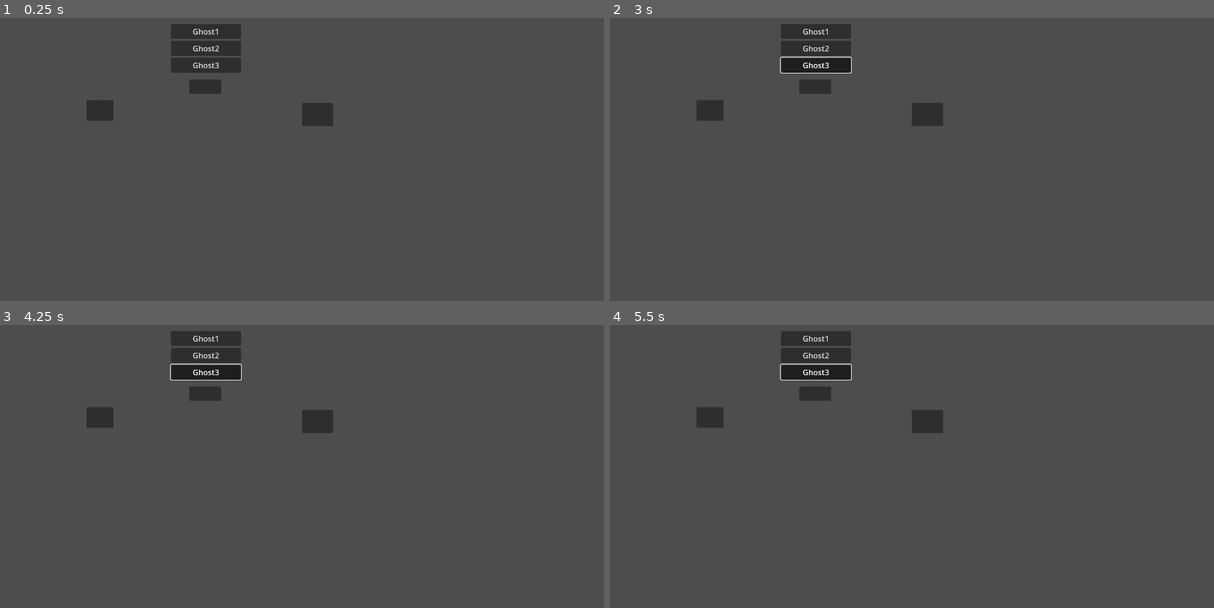
Above: before the commit, frames 1-4 (two rows, left to right).
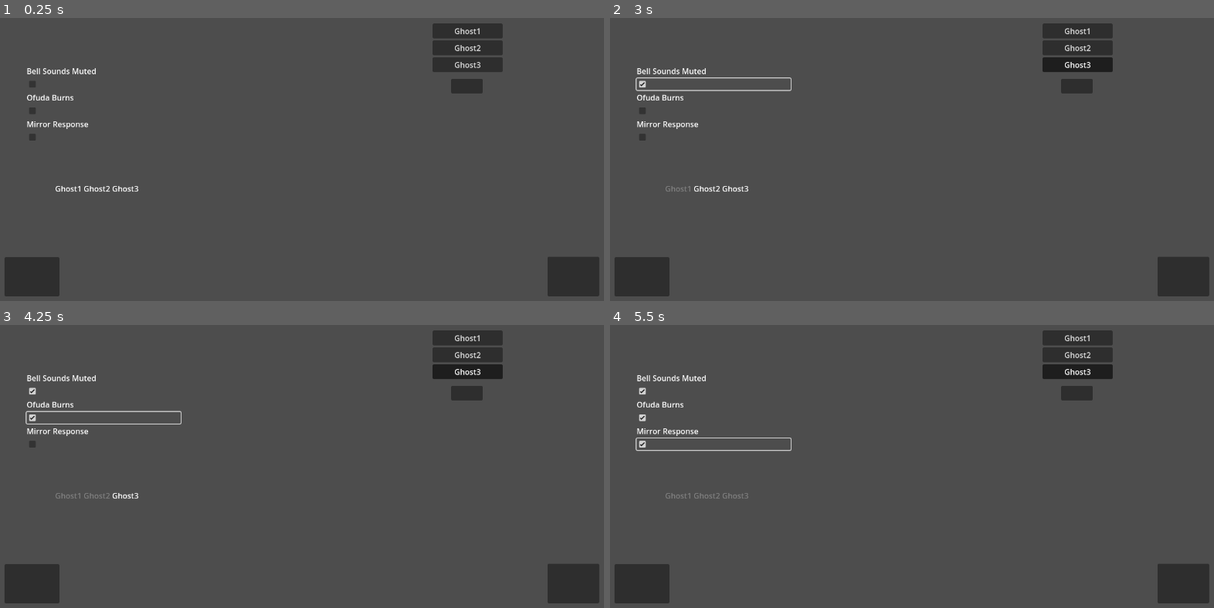
Above: after the commit, the same moments.

Repository: FennecKii/Pixel-Game-Jam-2025
Game: Godot game, scene res://UI/book_ui.tscn
Two runs of this game, one before a commit and one after it. Both use one fixed random seed, a clock stepped at 60 frames per second and the inputs below. The project has no main scene, so this scene is started directly.
Inputs (mouse positions are in pixels of both pictures, inside the frame that each line leads up to; where the layout moved, square brackets give the same spot in the first picture):
- Up to frame 1 (0.25 s): no input
- Up to frame 2 (3 s): click "Ghost1" at 0.5 s; click "Ghost2" at 1.25 s; click "Ghost3" at 2 s; click (712, 83) at 2.77 s
- Up to frame 3 (4.25 s): click (102, 418) at 3.52 s
- Up to frame 4 (5.5 s): click (712, 443) at 4.27 s; click (640, 582) [930, 421] at 5 s

The runs differ from the first frame. In frame 1, 7.7% of the frame differs, in the area x 0-100%, y 1-99%; in frame 2, 8.1%; in frame 3, 8.0%; in frame 4, 8.0%.

Commit message:
Ghost Checklist Skeleton
-very primitive
-ghost checklist functionality
-narrows down your guesses

Diff:
--- a/UI/book_ui.gd
+++ b/UI/book_ui.gd
@@ -14,6 +14,34 @@
 @onready var book_ui = get_node("/root/Main/CanvasLayer/BookUI")  # Adjust path
 var book_open := false
 
+@onready var bell_cb := $PageContainer/GhostChecklistPage/BehaviourChecklist/BellMuted
+@onready var ofuda_cb := $PageContainer/GhostChecklistPage/BehaviourChecklist/OfudaBurns
+@onready var mirror_cb := $PageContainer/GhostChecklistPage/BehaviourChecklist/MirrorShows
+
+@onready var ghost_labels := {
+	"Ghost1": $PageContainer/GhostChecklistPage/GhostDisplay/Ghost1,
+	"Ghost2": $PageContainer/GhostChecklistPage/GhostDisplay/Ghost2,
+	"Ghost3": $PageContainer/GhostChecklistPage/GhostDisplay/Ghost3
+}
+
+const GHOST_BEHAVIORS = {
+	"Ghost1": {
+		"bell": "nothing",
+		"ofuda": "burns",
+		"mirror": "shows"
+	},
+	"Ghost2": {
+		"bell": "muted",
+		"ofuda": "nothing",
+		"mirror": "shows"
+	},
+	"Ghost3": {
+		"bell": "muted",
+		"ofuda": "burns",
+		"mirror": "nothing"
+	}
+}
+
 func _process(_delta):
 	if Input.is_action_just_pressed("toggle_panel"):
 		book_open = !book_open
@@ -27,9 +55,13 @@
 	left_button.pressed.connect(_on_left_page)
 	right_button.pressed.connect(_on_right_page)
 
+	_on_behavior_changed()
+
 	for button in option_buttons:
 		button.toggled.connect(_on_option_toggled.bind(button))
 	lock_in_button.pressed.connect(_on_lock_in_pressed)
+
+
 
 func _on_left_page():
 	if current_page > 0:
@@ -43,7 +75,7 @@
 
 func _update_page():
 	for i in pages.size():
-		pages[i].visible = (i == current_page)
+		pages[i].visible = (i == current_page or i == current_page + 1)
 
 func _on_option_toggled(button_pressed: bool, toggled_button: Button):
 	if button_pressed:
@@ -58,3 +90,33 @@
 			print("Answer locked in: ", b.text)
 			return
 	print("Please select a ghost first.")
+
+func _on_behavior_changed():
+	print("Bell Muted Toggled: ", bell_cb.button_pressed)
+	print("Ofuda Burns Toggled: ", ofuda_cb.button_pressed)
+	print("Mirror Shows Toggled: ", mirror_cb.button_pressed)
+
+	for ghost_name in GHOST_BEHAVIORS:
+		var ghost = GHOST_BEHAVIORS[ghost_name]
+		var compatible := true
+
+		if bell_cb.button_pressed and ghost["bell"] != "muted":
+			compatible = false
+		if ofuda_cb.button_pressed and ghost["ofuda"] != "burns":
+			compatible = false
+		if mirror_cb.button_pressed and ghost["mirror"] != "shows":
+			compatible = false
+
+		var label = ghost_labels[ghost_name]
+		label.modulate = Color(1, 1, 1, 1) if compatible else Color(0.5, 0.5, 0.5, 1)
+		print("Ghost", ghost_name, "is", "visible" if compatible else "greyed out")
+
+
+func _on_bell_muted_toggled(toggled_on: bool) -> void:
+	_on_behavior_changed()
+
+func _on_ofuda_burns_toggled(toggled_on: bool) -> void:
+	_on_behavior_changed()
+
+func _on_mirror_shows_toggled(toggled_on: bool) -> void:
+	_on_behavior_changed()
--- a/UI/book_ui.tscn
+++ b/UI/book_ui.tscn
@@ -17,16 +17,16 @@
 
 [node name="LeftPageButton" type="Button" parent="BookUI"]
 layout_mode = 0
-offset_left = 646.0
-offset_top = 298.0
-offset_right = 711.0
-offset_bottom = 346.0
+offset_left = 30.0
+offset_top = 618.0
+offset_right = 144.0
+offset_bottom = 699.0
 
 [node name="RightPageButton" type="Button" parent="BookUI"]
-offset_left = 200.0
-offset_top = 292.0
-offset_right = 256.0
-offset_bottom = 335.0
+offset_left = 1155.0
+offset_top = 617.0
+offset_right = 1262.0
+offset_bottom = 699.0
 
 [node name="PageContainer" type="Control" parent="BookUI"]
 anchors_preset = 0
@@ -37,8 +37,10 @@
 
 [node name="AnswerPage" type="Control" parent="BookUI/PageContainer"]
 anchors_preset = 0
-offset_right = 40.0
-offset_bottom = 40.0
+offset_left = 542.0
+offset_top = -1.0
+offset_right = 1200.0
+offset_bottom = 708.0
 
 [node name="AnswerButtons" type="VBoxContainer" parent="BookUI/PageContainer/AnswerPage"]
 layout_mode = 0
@@ -69,3 +71,61 @@
 offset_top = 243.0
 offset_right = 399.0
 offset_bottom = 273.0
+
+[node name="GhostChecklistPage" type="Control" parent="BookUI/PageContainer"]
+anchors_preset = 0
+offset_left = -78.0
+offset_right = 549.0
+offset_bottom = 708.0
+
+[node name="BehaviourChecklist" type="VBoxContainer" parent="BookUI/PageContainer/GhostChecklistPage"]
+layout_mode = 0
+offset_left = 74.0
+offset_top = 189.0
+offset_right = 393.0
+offset_bottom = 401.0
+alignment = 1
+
+[node name="Bell" type="Label" parent="BookUI/PageContainer/GhostChecklistPage/BehaviourChecklist"]
+layout_mode = 2
+text = "Bell Sounds Muted"
+
+[node name="BellMuted" type="CheckBox" parent="BookUI/PageContainer/GhostChecklistPage/BehaviourChecklist"]
+layout_mode = 2
+
+[node name="Ofuda" type="Label" parent="BookUI/PageContainer/GhostChecklistPage/BehaviourChecklist"]
+layout_mode = 2
+text = "Ofuda Burns"
+
+[node name="OfudaBurns" type="CheckBox" parent="BookUI/PageContainer/GhostChecklistPage/BehaviourChecklist"]
+layout_mode = 2
+
+[node name="Mirror" type="Label" parent="BookUI/PageContainer/GhostChecklistPage/BehaviourChecklist"]
+layout_mode = 2
+text = "Mirror Response"
+
+[node name="MirrorShows" type="CheckBox" parent="BookUI/PageContainer/GhostChecklistPage/BehaviourChecklist"]
+layout_mode = 2
+
+[node name="GhostDisplay" type="HBoxContainer" parent="BookUI/PageContainer/GhostChecklistPage"]
+layout_mode = 0
+offset_left = 133.0
+offset_top = 400.0
+offset_right = 306.0
+offset_bottom = 539.0
+
+[node name="Ghost1" type="Label" parent="BookUI/PageContainer/GhostChecklistPage/GhostDisplay"]
+layout_mode = 2
+text = "Ghost1"
+
+[node name="Ghost2" type="Label" parent="BookUI/PageContainer/GhostChecklistPage/GhostDisplay"]
+layout_mode = 2
+text = "Ghost2"
+
+[node name="Ghost3" type="Label" parent="BookUI/PageContainer/GhostChecklistPage/GhostDisplay"]
+layout_mode = 2
+text = "Ghost3"
+
+[connection signal="toggled" from="BookUI/PageContainer/GhostChecklistPage/BehaviourChecklist/BellMuted" to="BookUI" method="_on_bell_muted_toggled"]
+[connection signal="toggled" from="BookUI/PageContainer/GhostChecklistPage/BehaviourChecklist/OfudaBurns" to="BookUI" method="_on_ofuda_burns_toggled"]
+[connection signal="toggled" from="BookUI/PageContainer/GhostChecklistPage/BehaviourChecklist/MirrorShows" to="BookUI" method="_on_mirror_shows_toggled"]
